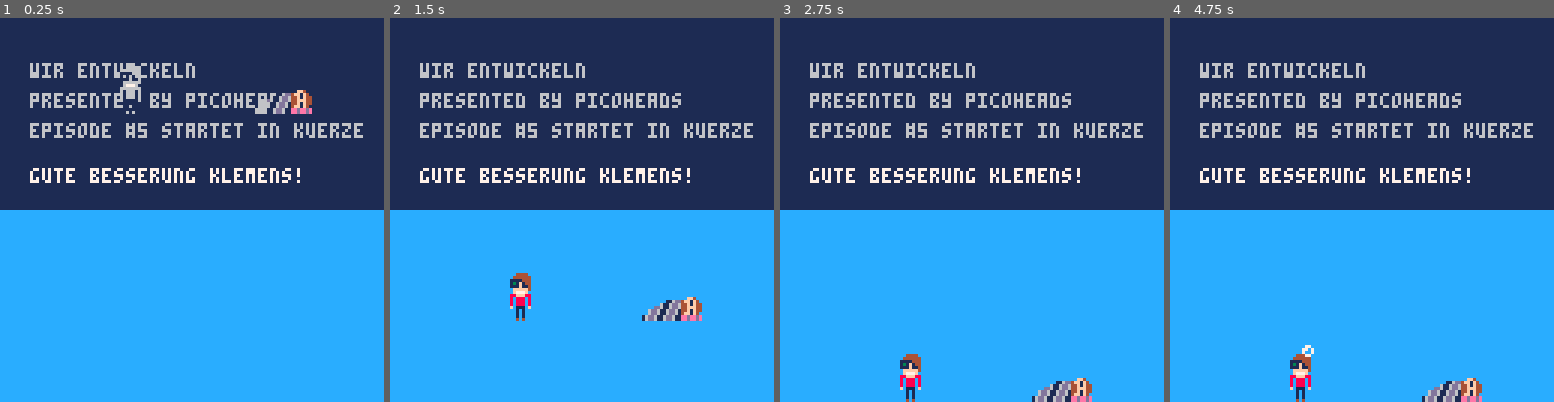
Above: before the commit, frames 1-4 (left to right).
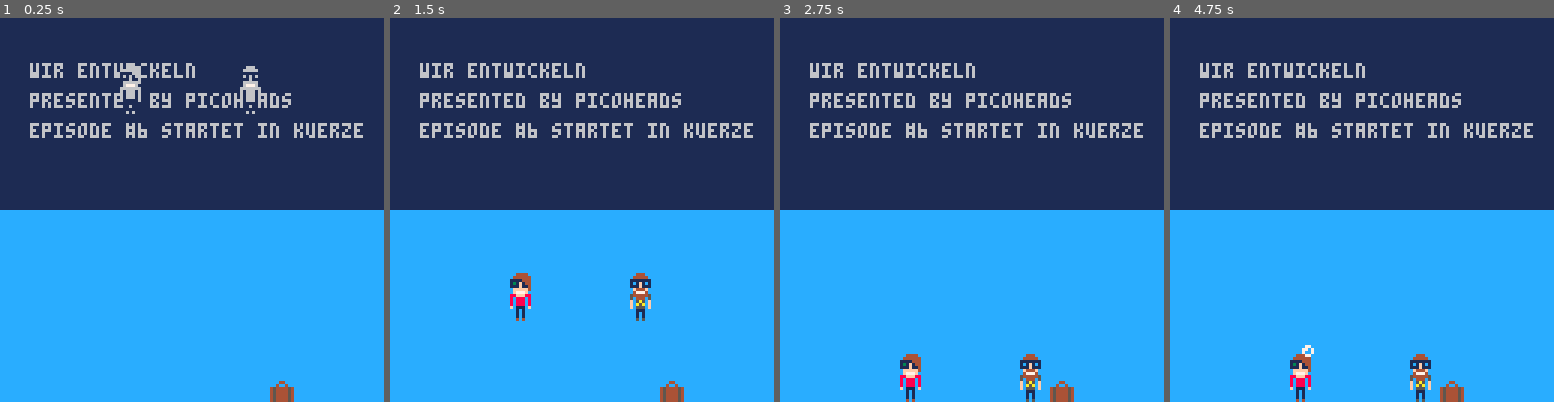
Above: after the commit, the same moments.

Repository: zothynine/picoheads
Game: PICO-8 cartridge starting-soon.p8
Same seed, same stepped clock (60 frames per second), same inputs: the game is played once before the commit and once after it.
Inputs:
- Up to frame 1 (0.25 s): no input
- Up to frame 2 (1.5 s): tap X (X key) at 0.33, 1.07 s; tap O (Z key) at 0.7 s
- Up to frame 3 (2.75 s): hold Right 1.6-2.1 s; tap O (Z key) at 1.7, 2.1, 2.5 s; tap X (X key) at 1.85 s; hold Up 2.15-2.42 s; hold Right from 2.47 s (still down)
- Up to frame 4 (4.75 s): tap O (Z key) every 0.4 s from 2.9 to 4.5 s; tap X (X key) at 2.97, 4.08 s; release Right at 3.03 s; hold Left 3.08-3.58 s; hold Down 3.63-3.97 s; hold Right 4.02-4.68 s; hold Up from 4.73 s (still down)

The runs differ from the first frame. In frame 1, 2.3% of the frame differs, in the area x 7-82%, y 12-100%; in frame 2, 2.6%, in the area x 7-82%, y 27-100%; in frame 3, 2.4%; in frame 4, 2.4%.

Commit message:
Vorbereitungen Episode #6

Diff:
--- a/intro.p8
+++ b/intro.p8
@@ -12,8 +12,8 @@
 		ln4="",
 		txt1="wir entwickeln",
 		txt2="presented by picoheads",
-		txt3="episode #5:",
-		txt4="farben, formen, formationen",
+		txt3="episode #6:",
+		txt4="krach am wolkenhimmel",
 		x=10,
 		ln1_y=15,
 		ln2_y=26,
--- a/outro.p8
+++ b/outro.p8
@@ -92,7 +92,7 @@
 function _draw()
 	cls()
 	map(0,0,0,0,16,16)
-	print("das war episode #5",10,y-97,6)
+	print("das war episode #6",10,y-97,6)
 	print("vielen dank fuers zusehen",10,y-87,6)
 	print("bis zum naechsten mal",10,y-77,6)
 	spr(0,mx,y,1,2)
@@ -104,7 +104,7 @@
 	--print("andreas mueller",10,y+51,6)
 	print("und der tollen community",10,y+61,6)
 	print("auf derstandard.at",10,y+68,6)
-	print("episode #6 am 8.10. um 19:00",10,y+95,10)
+	print("episode #7 am 15.10. um 19:00",10,y+95,10)
 	print("https://dst.at/picoheads",10,y+105,7)
 	print("twitter:",10,y+115,7)
 	print("@freddychops, @zothynine",10,y+125,7)
--- a/starting-soon.p8
+++ b/starting-soon.p8
@@ -21,11 +21,11 @@
 
 	if y==112 then
 		if timer==_mtrigger then
-			add(bubbles,{bx=mx+4,by=y+6,s=flr(rnd(4)),ch=nil})
+			add(bubbles,{bx=mx+4,by=y+6,s=flr(rnd(4))})
 		end
 
 		if timer==_ktrigger then
-			add(bubbles,{bx=kx+19,by=y+4,s=nil,ch="z"})
+			add(bubbles,{bx=kx+4,by=y+6,s=flr(rnd(4))})
 		end
 	end
 
@@ -89,12 +89,10 @@
 	map(0,0,0,0,16,16)
 	print("wir entwickeln",10,15,6)
 	print("presented by picoheads",10,25,6)
-	print("episode #5 startet in kuerze",10,35,6)
-	print("gute besserung klemens!",10,50,7)
-
+	print("episode #6 startet in kuerze",10,35,6)
 	spr(0,mx,y,1,2)
-	--spr(32,kx,y,1,2)
-	spr(49,kx,y+8,3,1)
+	spr(32,kx,y,1,2)
+	spr(49,90,120)
 
 	for row=0,16 do
 		for colm=0,8 do
@@ -128,14 +126,10 @@
 		local size=bubble.s
 
 		--pset(x,y,7)
-		if size!=nil then
-			sspr(8,8,6,6,x,y,size,size)
-		else
-			print("z",x,y,7)
-		end
+		sspr(8,8,6,6,x,y,size,size)
 
 		bubble.by-=0.3
-		if (bubble.s != nil) bubble.s+=0.05
+		bubble.s+=0.05
 		if bubble.by < 64 then
 			del(bubbles,bubble)
 		end
@@ -174,14 +168,14 @@
 0f444f00000000000000000000000000000000000000000000000000000000000000000000000000000000000000000000000000000000000000000000000000
 04777400000000000000000000000000000000000000000000000000000000000000000000000000000000000000000000000000000000000000000000000000
 54444450000000000000000000000000000000000000000000000000000000000000000000000000000000000000000000000000000000000000000000000000
-504440500000000000000000000ff400000000000000000000000000000000000000000000000000000000000000000000000000000000000000000000000000
-f05a50f0000000000000116dd4ff1f40000000000000000000000000000000000000000000000000000000000000000000000000000000000000000000000000
-f0a5a0f000000000006116dd644f1f44000000000000000000000000000000000000000000000000000000000000000000000000000000000000000000000000
-f05550f000000000dd6116dd644fff44000000000000000000000000000000000000000000000000000000000000000000000000000000000000000000000000
-001110000000006dd6116dd6144f1f44000000000000000000000000000000000000000000000000000000000000000000000000000000000000000000000000
-001010000000006dd6116dd614ff1f40000000000000000000000000000000000000000000000000000000000000000000000000000000000000000000000000
-00101000000016dd6116dd611eedeede000000000000000000000000000000000000000000000000000000000000000000000000000000000000000000000000
-00505000000016dd6116dd611eedeede000000000000000000000000000000000000000000000000000000000000000000000000000000000000000000000000
+50444050000000000000000000000000000000000000000000000000000000000000000000000000000000000000000000000000000000000000000000000000
+f05a50f0000440000000000000000000000000000000000000000000000000000000000000000000000000000000000000000000000000000000000000000000
+f0a5a0f0004004000000000000000000000000000000000000000000000000000000000000000000000000000000000000000000000000000000000000000000
+f05550f0454444540000000000000000000000000000000000000000000000000000000000000000000000000000000000000000000000000000000000000000
+00111000454444540000000000000000000000000000000000000000000000000000000000000000000000000000000000000000000000000000000000000000
+00101000454444540000000000000000000000000000000000000000000000000000000000000000000000000000000000000000000000000000000000000000
+00101000454444540000000000000000000000000000000000000000000000000000000000000000000000000000000000000000000000000000000000000000
+00505000454444540000000000000000000000000000000000000000000000000000000000000000000000000000000000000000000000000000000000000000
 
 
 
